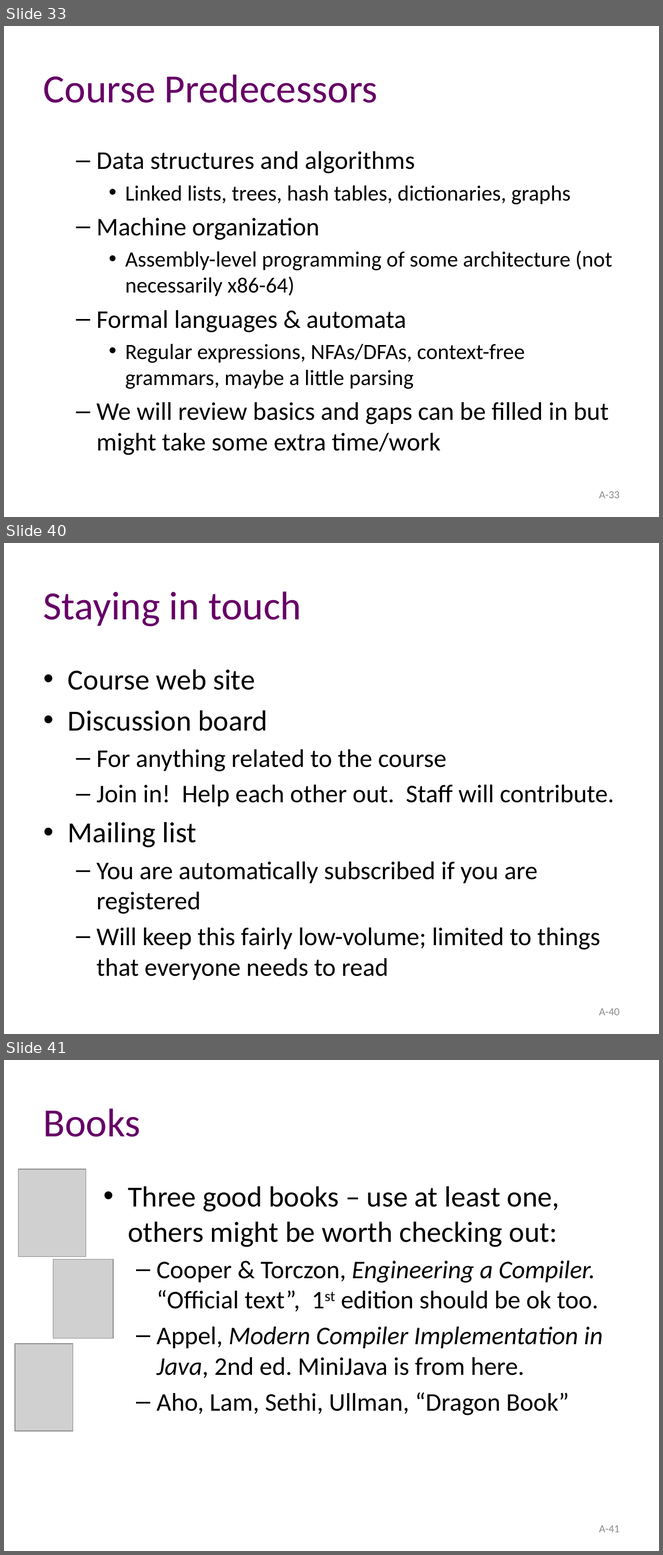
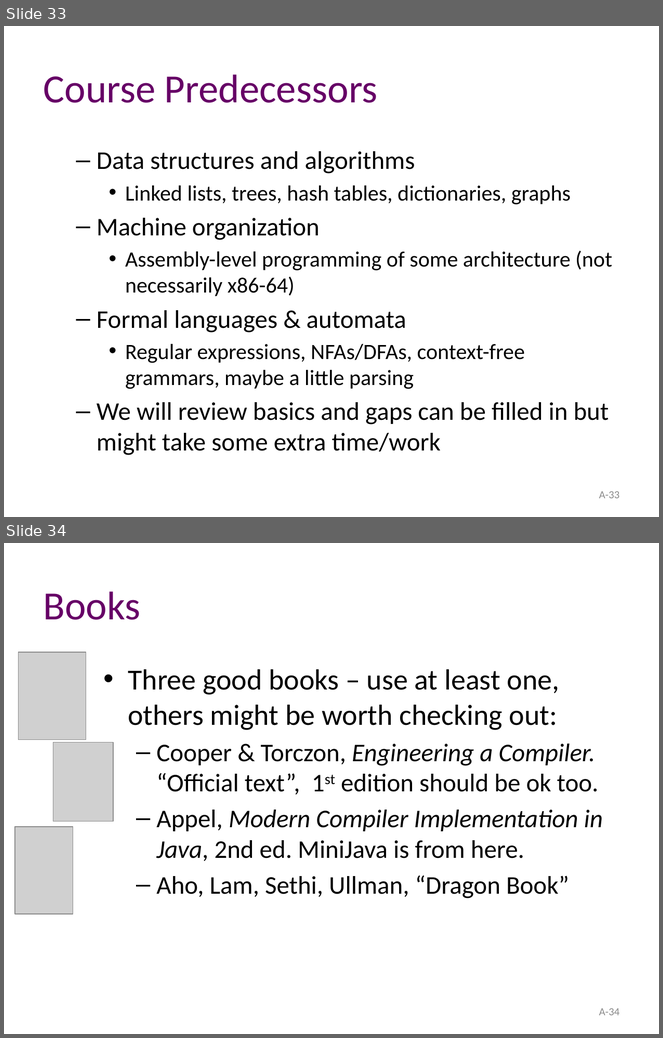
Before and after one commit to atu-se/atu.innomadic.com, a slide deck: courses/compilers/lectures/A-overview.pptx. Shown one above the other, each under a label of ours: slides 33, 40 and 41 before the commit, slides 33 and 34 after it; the slides between them are not shown. The pictures are 663x1555 and 663x1038 pixels, drawn with LibreOffice and Linux fonts; fonts in the diff are those of the drawing; grey boxes stand for pictures. Boxes give left, top, right and bottom in pixels: in the first picture for what was removed or moved away, otherwise in the second. Text is boxed around its words. In the diff, an @@ line names an element or a change of style, - is before the commit and + after.

```diff
--- a/courses/compilers/lectures/A-overview.pptx
+++ b/courses/compilers/lectures/A-overview.pptx
@@ slide 40 removed at [4, 543, 659, 1034], background #FFFFFF @@
@@ title removed at [44, 591, 301, 627] @@
-Staying in touch
@@ text removed at [68, 669, 614, 980] @@
-• Course web site
-• Discussion board
-  – For anything related to the course
-  – Join in! Help each other out. Staff will contribute.
-• Mailing list
-  – You are automatically subscribed if you are registered
-  – Will keep this fairly low-volume; limited to things that everyone needs to read
@@ page number removed at [599, 1008, 620, 1016] @@
-A-40
@@ what was slide 41 is now slide 34 @@
@@ page number at [599, 1008, 620, 1016]: text changed @@
-A-41
+A-34
```
Also in this commit, not shown: 1 slide changed, 7 other slides removed, 4 other files.
